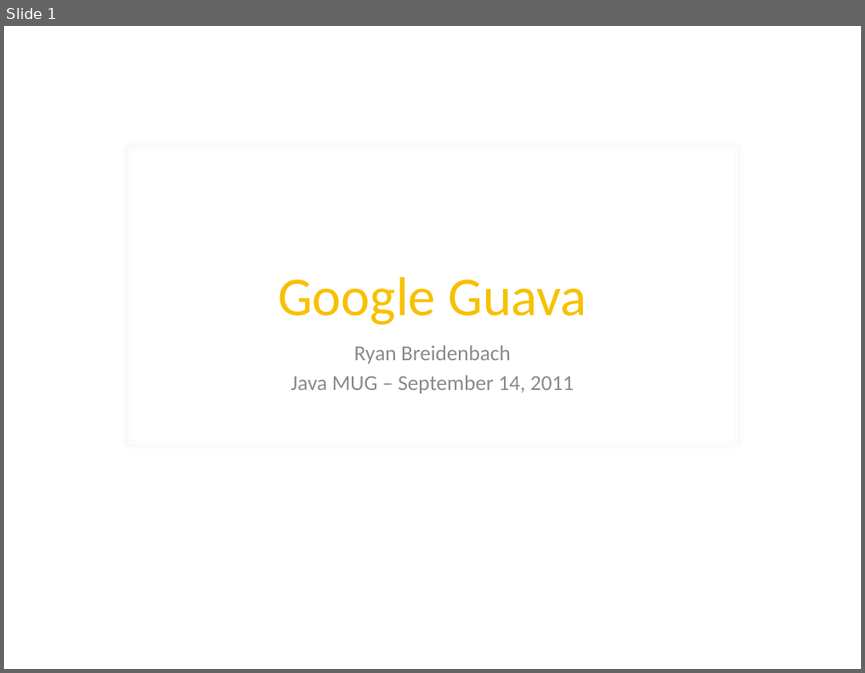
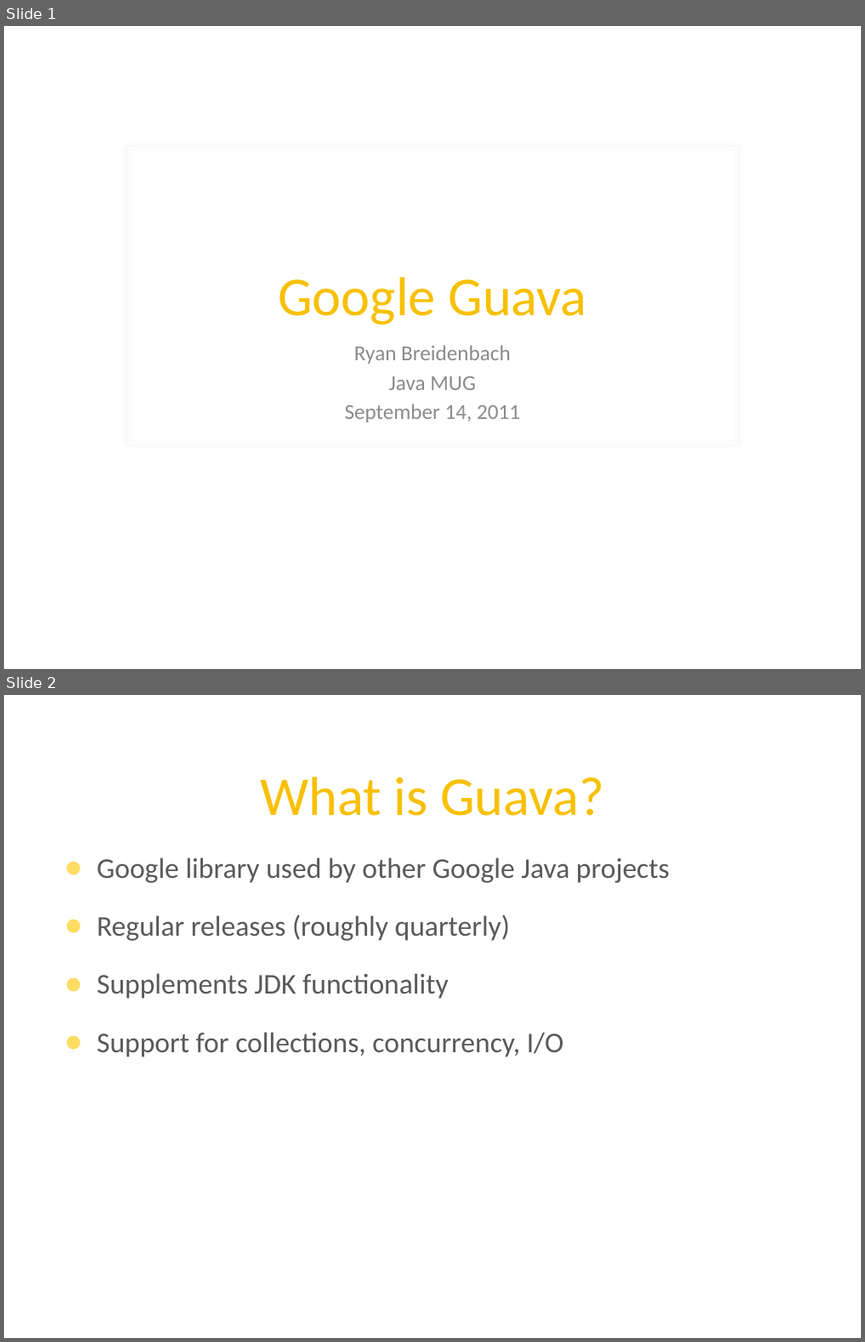
Before and after one commit to twoqubed/JavaMUG-Guava, a slide deck: JavaMUG - Guava.pptx. Shown one above the other, each under a label of ours: slide 1 before the commit, slides 1 and 2 after it. The pictures are 865x673 and 865x1342 pixels, drawn with LibreOffice and Linux fonts; fonts in the diff are those of the drawing; background and template pictures are left out. Boxes give left, top, right and bottom in pixels: in the first picture for what was removed or moved away, otherwise in the second. Text is boxed around its words. In the diff, an @@ line names an element or a change of style, - is before the commit and + after.

```diff
--- a/JavaMUG - Guava.pptx
+++ b/JavaMUG - Guava.pptx
@@ slide 2 added at (4,695,861,1338), background picture (left out) @@
@@ title added at (260,777,604,816), 46 pt, text #F8C000 @@
+What is Guava?
@@ text added at (97,857,670,1057), 24 pt, text #595959 @@
+● Google library used by other Google Java projects
+● Regular releases (roughly quarterly)
+● Supplements JDK functionality
+● Support for collections, concurrency, I/O
@@ slide 1 changed as well @@
@@ subtitle at (345,376,520,422): text changed @@
-Java MUG – September 14, 2011
+Java MUG
+September 14, 2011
```
Also in this commit, not shown: 1 other slide added, 2 other files.
